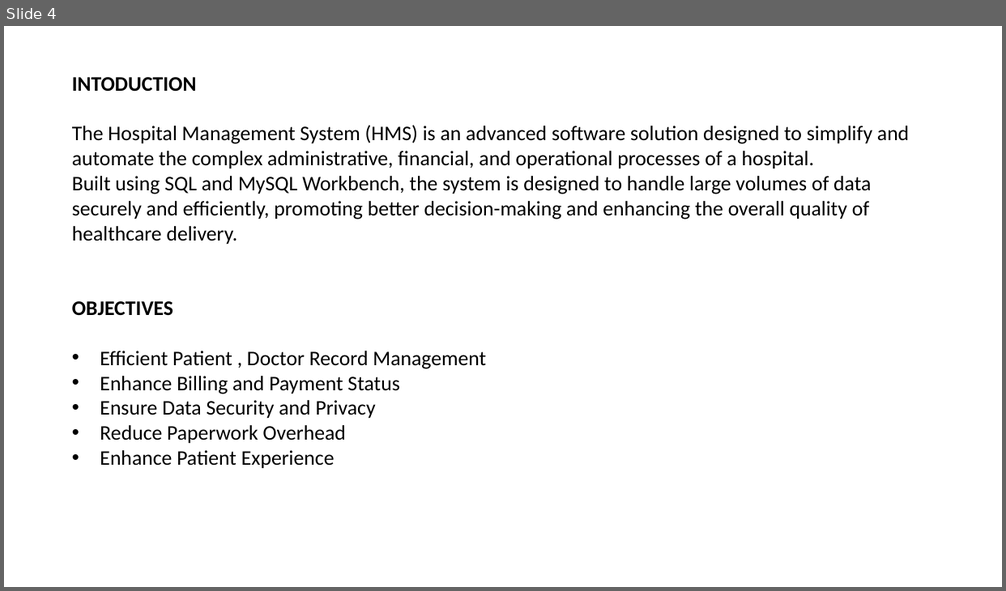
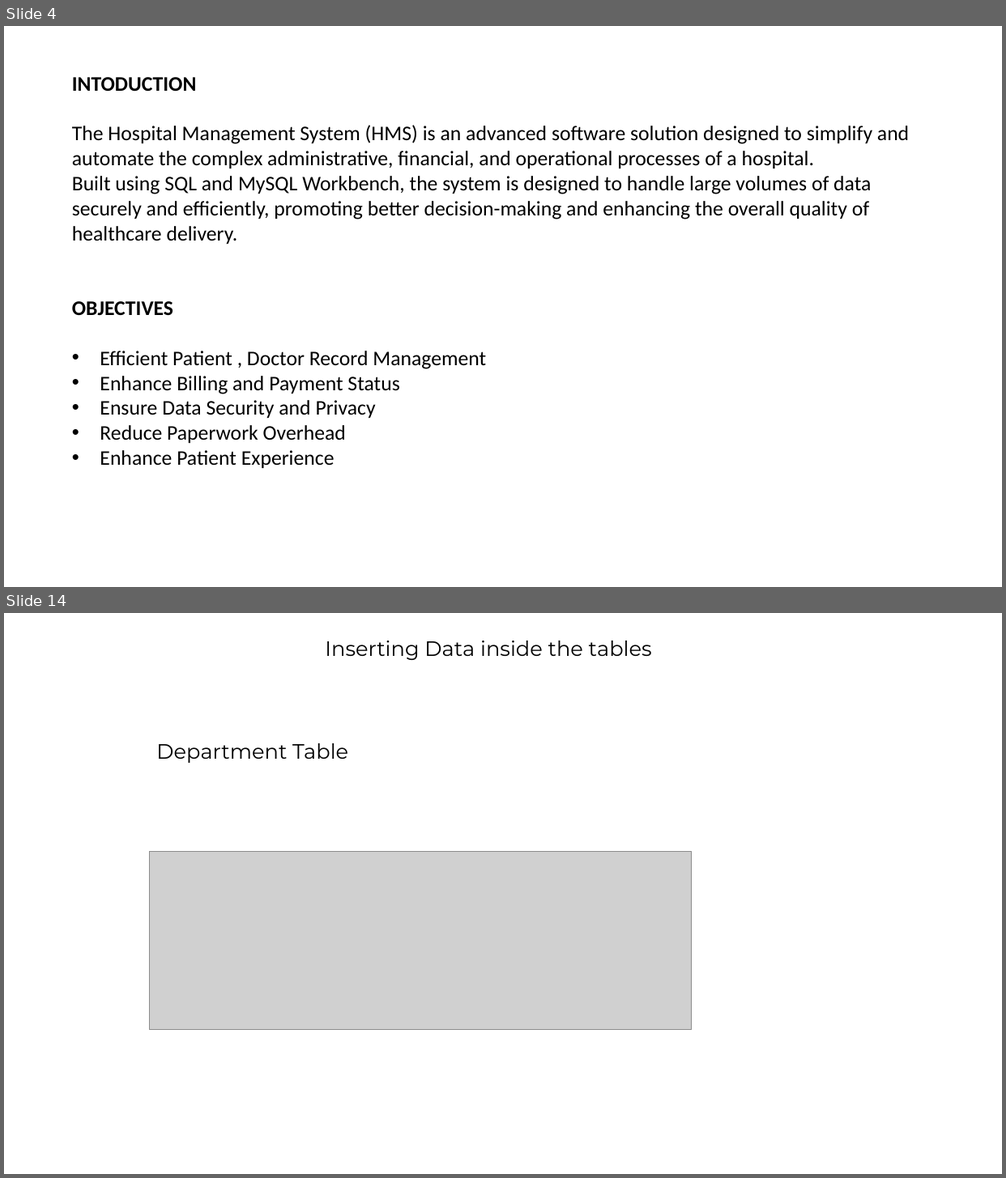
Before and after one commit to barrett28/1_IT-vedant, a slide deck: 4_sql/project''/hospital_management.pptx. Shown one above the other, each under a label of ours: slide 4 before the commit, slides 4 and 14 after it; the slides between them are not shown. The pictures are 1006x591 and 1006x1178 pixels, drawn with LibreOffice and Linux fonts; fonts in the diff are those of the drawing; grey boxes stand for pictures; background and template pictures are left out. Boxes give left, top, right and bottom in pixels: in the first picture for what was removed or moved away, otherwise in the second. Text is boxed around its words. In the diff, an @@ line names an element or a change of style, - is before the commit and + after.

```diff
--- a/4_sql/project''/hospital_management.pptx
+++ b/4_sql/project''/hospital_management.pptx
@@ slide 14 added at (x1=4, y1=613, x2=1002, y2=1174), background picture (left out) @@
@@ text added at (x1=325, y1=641, x2=652, y2=660), 20 pt, text #000000 @@
+Inserting Data inside the tables
@@ text added at (x1=156, y1=743, x2=348, y2=763), 20 pt, text #000000 @@
+Department Table
@@ picture added at (x1=149, y1=852, x2=691, y2=1030) @@
```
Also in this commit, not shown: 12 other slides added, 1 slide removed, 21 other files.
